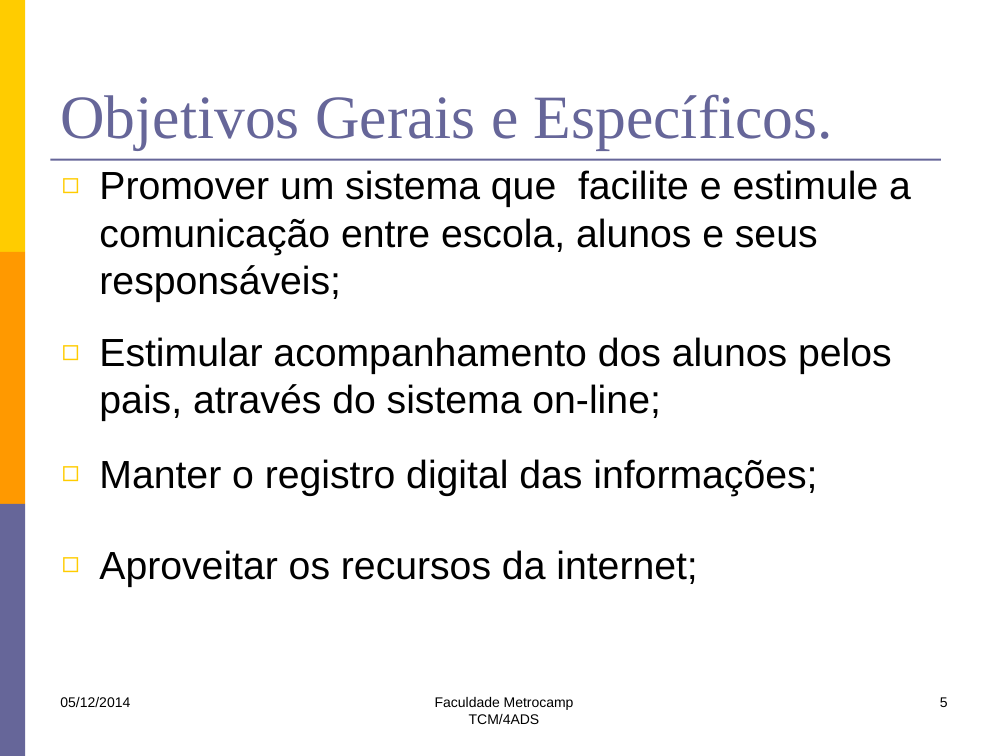
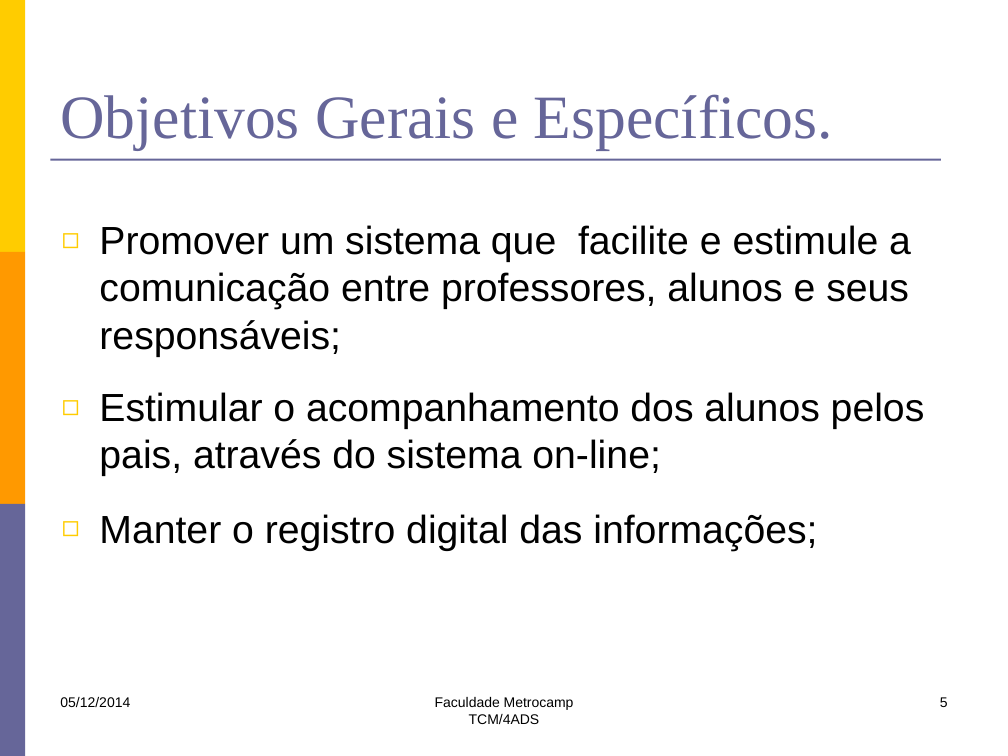
Before and after one commit to lfernandobra/pi5g1s14, a slide deck: slide 5 of documentacao/G5_Apresentacao2sem2014 final.pptx. Drawn at 1008x756 pixels with LibreOffice and Linux fonts; fonts in the diff are those of the drawing. Boxes give left, top, right and bottom in pixels: in the first picture for what was removed or moved away, otherwise in the second. Text is boxed around its words. In the diff, an @@ line names an element or a change of style, - is before the commit and + after.

```diff
--- a/documentacao/G5_Apresentacao2sem2014 final.pptx
+++ b/documentacao/G5_Apresentacao2sem2014 final.pptx
@@ text at <box>99,225,925,476</box>: text changed @@
-◻ Promover um sistema que facilite e estimule a comunicação entre escola, alunos e seus responsáveis;
-◻ Estimular acompanhamento dos alunos pelos pais, através do sistema on-line;
+◻ Promover um sistema que facilite e estimule a comunicação entre professores, alunos e seus responsáveis;
+◻ Estimular o acompanhamento dos alunos pelos pais, através do sistema on-line;
@@ text at <box>99,550,697,587</box>: paragraph removed @@
-◻ Aproveitar os recursos da internet;
```
Also in this commit, not shown: 5 other slides changed.
